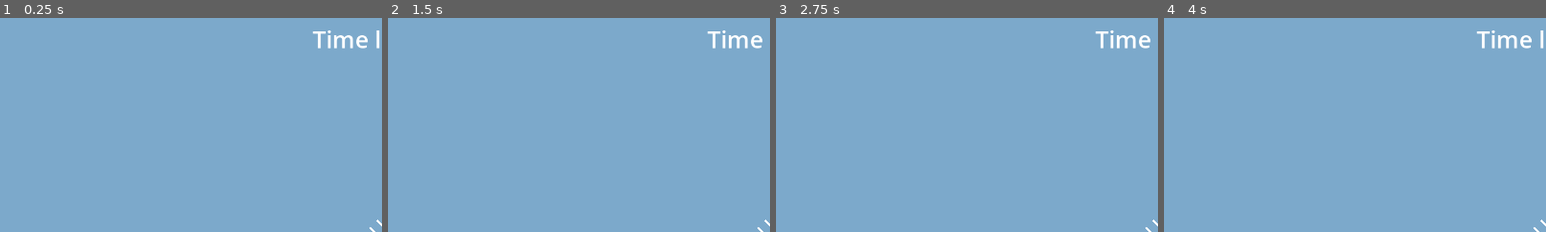
Above: before the commit, frames 1-4 (left to right).
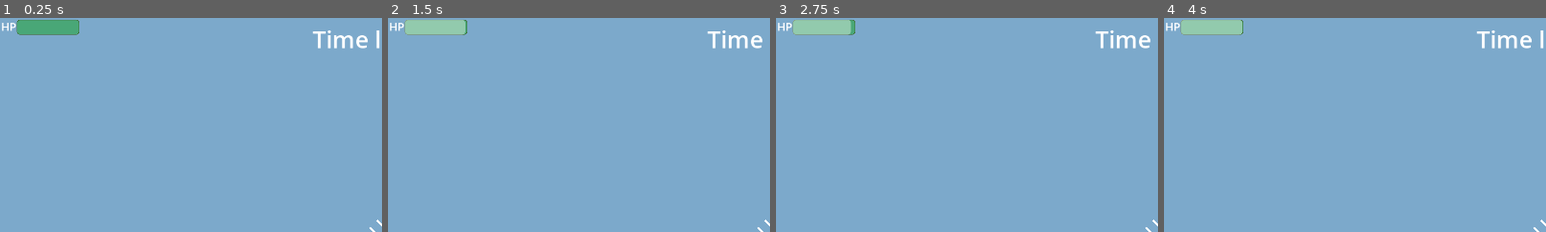
Above: after the commit, the same moments.

Repository: nesherson/survivor-arena-fps
Game: Godot game, scene res://scenes/game/game.tscn
Same seed, same stepped clock (60 frames per second), same inputs: the game is played once before the commit and once after it.
Inputs (mouse positions are % of the whole screen's width and height, from its top left):
- Up to frame 1 (0.25 s): no input
- Up to frame 2 (1.5 s): tap Enter at 0.5 s; move the mouse to (55, 50) at 0.52 s; press the mouse at (55, 50) at 0.53 s; hold W (move_forward) from 0.53 s (still down); tap Space (jump) at 0.77 s; move the mouse to (45, 50) at 1.27 s; release the mouse at (45, 50) at 1.28 s; click (45, 50) at 1.35 s
- Up to frame 3 (2.75 s): keep holding W (move_forward); tap Space (jump) at 1.52 s; move the mouse to (52, 48) at 2.02 s; press the mouse at (52, 48) at 2.03 s
- Up to frame 4 (4 s): keep holding W (move_forward); move the mouse to (49, 52) at 2.77 s; release the mouse at (49, 52) at 2.78 s; click (49, 52) at 2.85 s; tap Space (jump) at 3.02, 3.77 s; move the mouse to (57, 51) at 3.52 s; press the mouse at (57, 51) at 3.53 s
The pictures show only the part of the screen within x 0-50%, y 0-50%; the shares and areas given below are measured in that part.

The runs differ from the first frame. In frame 1, 1.2% of the frame differs, in the area x 0-21%, y 0-9%; in frame 2, 1.2%; in frame 3, 1.2%; in frame 4, 1.2%.

Commit message:
Add health progress bar to player

Diff:
--- a/scenes/player/player.tscn
+++ b/scenes/player/player.tscn
@@ -6,6 +6,21 @@
 [ext_resource type="AudioStream" uid="uid://cwphj54q1m3cc" path="res://player/gun_shoot.wav" id="4_lvxji"]
 
 [sub_resource type="CapsuleShape3D" id="CapsuleShape3D_x7p2l"]
+
+[sub_resource type="StyleBoxFlat" id="StyleBoxFlat_lvxji"]
+bg_color = Color(0.284767, 0.652618, 0.467518, 1)
+border_width_left = 1
+border_width_top = 1
+border_width_right = 1
+border_width_bottom = 1
+border_color = Color(0.238223, 0.383566, 0.139718, 1)
+corner_radius_top_left = 5
+corner_radius_top_right = 5
+corner_radius_bottom_right = 5
+corner_radius_bottom_left = 5
+
+[sub_resource type="LabelSettings" id="LabelSettings_lvxji"]
+font_size = 20
 
 [node name="Player" type="CharacterBody3D"]
 collision_layer = 3
@@ -49,3 +64,20 @@
 [node name="ShootSound" type="AudioStreamPlayer" parent="."]
 unique_name_in_owner = true
 stream = ExtResource("4_lvxji")
+
+[node name="HealthBar" type="ProgressBar" parent="."]
+unique_name_in_owner = true
+offset_left = 30.0
+offset_top = 3.0
+offset_right = 142.0
+offset_bottom = 30.0
+theme_override_styles/background = SubResource("StyleBoxFlat_lvxji")
+show_percentage = false
+
+[node name="HealthBarLabel" type="Label" parent="."]
+offset_left = 2.0
+offset_top = 1.0
+offset_right = 42.0
+offset_bottom = 32.0
+text = "HP"
+label_settings = SubResource("LabelSettings_lvxji")
--- a/scripts/player/player.gd
+++ b/scripts/player/player.gd
@@ -3,11 +3,14 @@
 @onready var camera = $Camera
 @onready var timer = %Timer
 @onready var shoot_sound = %ShootSound
+@onready var health_bar: ProgressBar = %HealthBar
 
 const y_rotation_sensitivity = 0.5
 const x_rotation_sensitivity = 0.5
 const x_rotation_min_limit = -80
 const x_rotation_max_limit = 80
+
+var health: int = 100
 
 func shoot_bullet():
 	const BULLET = preload("res://scenes/player/bullet.tscn")
@@ -16,12 +19,15 @@
 	%Marker3D.add_child(new_bullet)
 
 	new_bullet.global_transform = %Marker3D.global_transform
+	health -= 1
+	health_bar.value = health
 
 	timer.start()
 	shoot_sound.play()
 
 func _ready() -> void:
 	Input.set_mouse_mode(Input.MOUSE_MODE_CAPTURED)
+
 
 func _unhandled_input(event: InputEvent) -> void:
 	if event is InputEventMouseMotion:
Not shown: 1 places in scenes/player/player.tscn that only renumber resources
